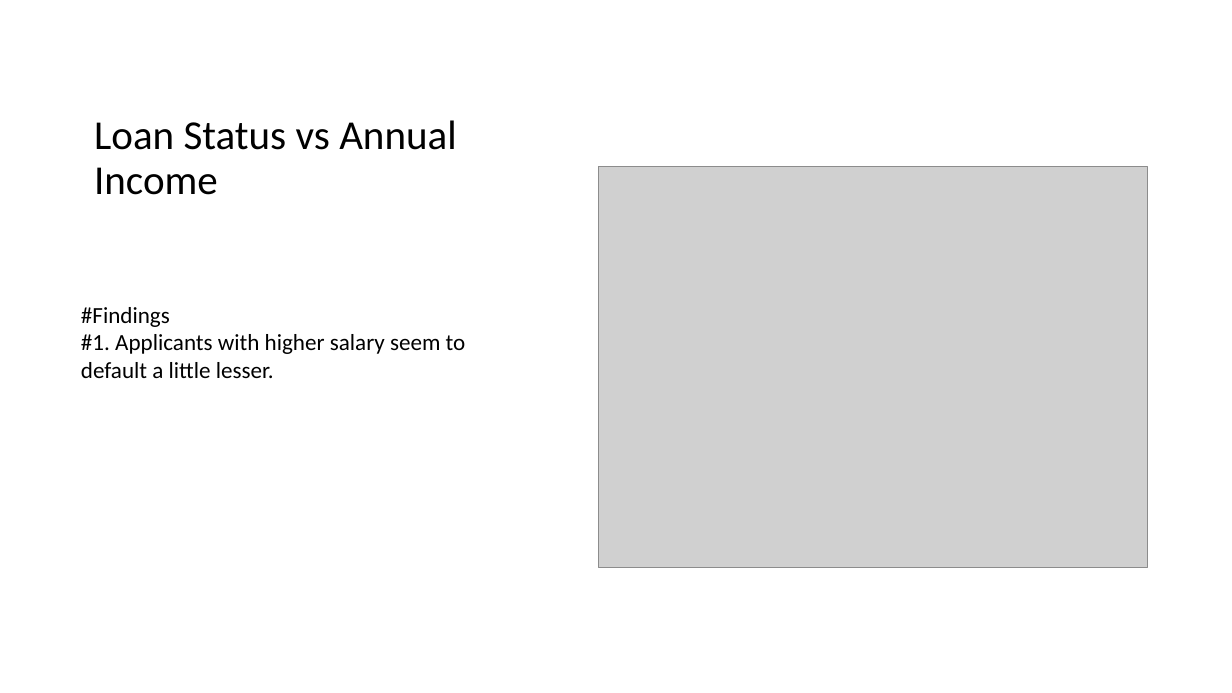
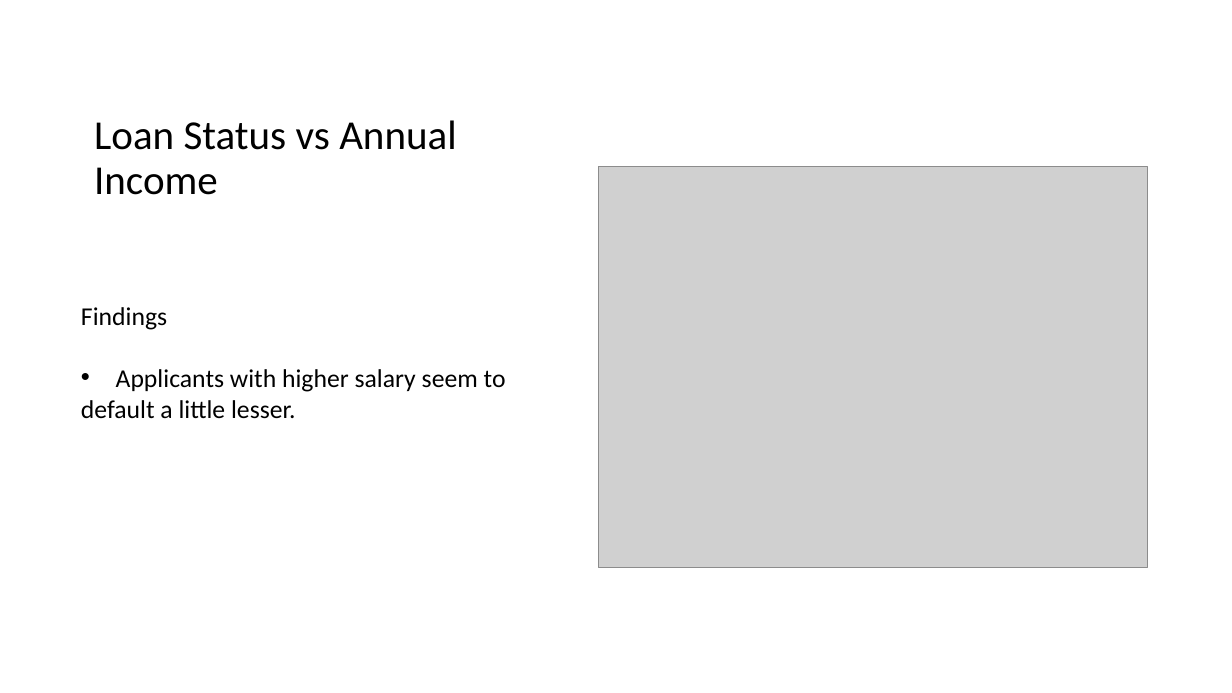
Before and after one commit to Jithendrian/MLProjects, a slide deck: slide 22 of Assignment_CaseStudy/LendingClubCaseStudy/Lending_Club_Case_Study.pptx. Drawn at 1232x693 pixels with LibreOffice and Linux fonts; fonts in the diff are those of the drawing; grey boxes stand for pictures. Boxes give left, top, right and bottom in pixels: in the first picture for what was removed or moved away, otherwise in the second. Text is boxed around its words. In the diff, an @@ line names an element or a change of style, - is before the commit and + after.

```diff
--- a/Assignment_CaseStudy/LendingClubCaseStudy/Lending_Club_Case_Study.pptx
+++ b/Assignment_CaseStudy/LendingClubCaseStudy/Lending_Club_Case_Study.pptx
@@ text at <box>81,307,506,392</box>: text changed; size 18 to 20 pt @@
-#Findings
-#1. Applicants with higher salary seem to
+Findings
+• Applicants with higher salary seem to
@@ text at <box>81,400,295,419</box>: size 18 to 20 pt in "default a little lesser." @@
```
Also in this commit, not shown: 17 other slides changed.
